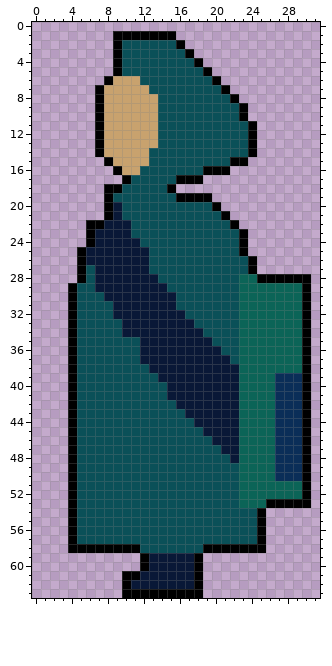
Pixel-art file: proj_2_ghosts/assets/ghost_hunter_side.aseprite. This is how it looked before the edit.
32x64 pixels, 1 frame.
The result:
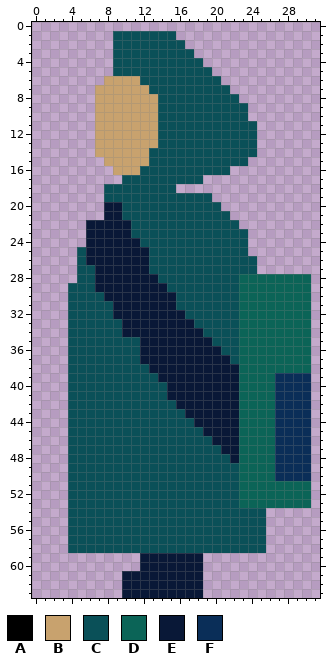
Palette (. is transparent): A #000000  B #c8a26e  C #0a5058  D #0b6457  E #091837  F #0a2e58
Difference:
@@ x 0..31 @@
  0 ................................
- 1 .........AAAAAAA................
- 2 .........ACCCCCCA...............
- 3 .........ACCCCCCCA..............
- 4 .........ACCCCCCCCA.............
- 5 .........ACCCCCCCCCA............
- 6 ........ABBBCCCCCCCCA...........
- 7 .......ABBBBBCCCCCCCCA..........
- 8 .......ABBBBBBCCCCCCCCA.........
- 9 .......ABBBBBBCCCCCCCCCA........
-10 .......ABBBBBBCCCCCCCCCA........
-11 .......ABBBBBBCCCCCCCCCCA.......
-12 .......ABBBBBBCCCCCCCCCCA.......
-13 .......ABBBBBBCCCCCCCCCCA.......
-14 .......ABBBBBCCCCCCCCCCCA.......
-15 ........ABBBBCCCCCCCCCAA........
-16 .........ABBCCCCCCCAAA..........
-17 ..........ACCCCCAAA.............
-18 ........AACCCCCA................
-19 ........ACCCCCCCAAAA............
-20 ........AECCCCCCCCCCA...........
-21 ........AECCCCCCCCCCCA..........
-22 ......AAEEECCCCCCCCCCCA.........
-23 ......AEEEECCCCCCCCCCCCA........
-24 ......AEEEEECCCCCCCCCCCA........
-25 .....AEEEEEEECCCCCCCCCCA........
-26 .....AEEEEEEECCCCCCCCCCCA.......
-27 .....ACEEEEEECCCCCCCCCCCA.......
-28 .....ACEEEEEEECCCCCCCCCDDAAAAAA.
-29 ....ACCEEEEEEEECCCCCCCCDDDDDDDA.
-30 ....ACCCEEEEEEEECCCCCCCDDDDDDDA.
-31 ....ACCCCEEEEEEECCCCCCCDDDDDDDA.
-32 ....ACCCCEEEEEEEECCCCCCDDDDDDDA.
-33 ....ACCCCCEEEEEEEECCCCCDDDDDDDA.
-34 ....ACCCCCEEEEEEEEECCCCDDDDDDDA.
-35 ....ACCCCCCCEEEEEEEECCCDDDDDDDA.
-36 ....ACCCCCCCEEEEEEEEECCDDDDDDDA.
-37 ....ACCCCCCCEEEEEEEEEECDDDDDDDA.
-38 ....ACCCCCCCCEEEEEEEEEEDDDDDDDA.
-39 ....ACCCCCCCCCEEEEEEEEEDDDDFFFA.
-40 ....ACCCCCCCCCCEEEEEEEEDDDDFFFA.
-41 ....ACCCCCCCCCCEEEEEEEEDDDDFFFA.
-42 ....ACCCCCCCCCCCEEEEEEEDDDDFFFA.
-43 ....ACCCCCCCCCCCCEEEEEEDDDDFFFA.
-44 ....ACCCCCCCCCCCCCEEEEEDDDDFFFA.
-45 ....ACCCCCCCCCCCCCCEEEEDDDDFFFA.
-46 ....ACCCCCCCCCCCCCCCEEEDDDDFFFA.
-47 ....ACCCCCCCCCCCCCCCCEEDDDDFFFA.
-48 ....ACCCCCCCCCCCCCCCCCEDDDDFFFA.
-49 ....ACCCCCCCCCCCCCCCCCCDDDDFFFA.
-50 ....ACCCCCCCCCCCCCCCCCCDDDDFFFA.
-51 ....ACCCCCCCCCCCCCCCCCCDDDDDDDA.
-52 ....ACCCCCCCCCCCCCCCCCCDDDDDDDA.
-53 ....ACCCCCCCCCCCCCCCCCCDDDAAAAA.
-54 ....ACCCCCCCCCCCCCCCCCCCCA......
-55 ....ACCCCCCCCCCCCCCCCCCCCA......
-56 ....ACCCCCCCCCCCCCCCCCCCCA......
-57 ....ACCCCCCCCCCCCCCCCCCCCA......
-58 ....AAAAAAAACCCCCCCAAAAAAA......
-59 ............AEEEEEA.............
-60 ............AEEEEEA.............
-61 ..........AAEEEEEEA.............
-62 ..........AEEEEEEEA.............
-63 ..........AAAAAAAAA.............
+ 1 .........CCCCCCC................
+ 2 .........CCCCCCCC...............
+ 3 .........CCCCCCCCC..............
+ 4 .........CCCCCCCCCC.............
+ 5 .........CCCCCCCCCCC............
+ 6 ........BBBBCCCCCCCCC...........
+ 7 .......BBBBBBCCCCCCCCC..........
+ 8 .......BBBBBBBCCCCCCCCC.........
+ 9 .......BBBBBBBCCCCCCCCCC........
+10 .......BBBBBBBCCCCCCCCCC........
+11 .......BBBBBBBCCCCCCCCCCC.......
+12 .......BBBBBBBCCCCCCCCCCC.......
+13 .......BBBBBBBCCCCCCCCCCC.......
+14 .......BBBBBBCCCCCCCCCCCC.......
+15 ........BBBBBCCCCCCCCCCC........
+16 .........BBBCCCCCCCCCC..........
+17 ..........CCCCCCCCC.............
+18 ........CCCCCCCC................
+19 ........CCCCCCCCCCCC............
+20 ........EECCCCCCCCCCC...........
+21 ........EECCCCCCCCCCCC..........
+22 ......EEEEECCCCCCCCCCCC.........
+23 ......EEEEECCCCCCCCCCCCC........
+24 ......EEEEEECCCCCCCCCCCC........
+25 .....CEEEEEEECCCCCCCCCCC........
+26 .....CEEEEEEECCCCCCCCCCCC.......
+27 .....CCEEEEEECCCCCCCCCCCC.......
+28 .....CCEEEEEEECCCCCCCCCDDDDDDDD.
+29 ....CCCEEEEEEEECCCCCCCCDDDDDDDD.
+30 ....CCCCEEEEEEEECCCCCCCDDDDDDDD.
+31 ....CCCCCEEEEEEECCCCCCCDDDDDDDD.
+32 ....CCCCCEEEEEEEECCCCCCDDDDDDDD.
+33 ....CCCCCCEEEEEEEECCCCCDDDDDDDD.
+34 ....CCCCCCEEEEEEEEECCCCDDDDDDDD.
+35 ....CCCCCCCCEEEEEEEECCCDDDDDDDD.
+36 ....CCCCCCCCEEEEEEEEECCDDDDDDDD.
+37 ....CCCCCCCCEEEEEEEEEECDDDDDDDD.
+38 ....CCCCCCCCCEEEEEEEEEEDDDDDDDD.
+39 ....CCCCCCCCCCEEEEEEEEEDDDDFFFF.
+40 ....CCCCCCCCCCCEEEEEEEEDDDDFFFF.
+41 ....CCCCCCCCCCCEEEEEEEEDDDDFFFF.
+42 ....CCCCCCCCCCCCEEEEEEEDDDDFFFF.
+43 ....CCCCCCCCCCCCCEEEEEEDDDDFFFF.
+44 ....CCCCCCCCCCCCCCEEEEEDDDDFFFF.
+45 ....CCCCCCCCCCCCCCCEEEEDDDDFFFF.
+46 ....CCCCCCCCCCCCCCCCEEEDDDDFFFF.
+47 ....CCCCCCCCCCCCCCCCCEEDDDDFFFF.
+48 ....CCCCCCCCCCCCCCCCCCEDDDDFFFF.
+49 ....CCCCCCCCCCCCCCCCCCCDDDDFFFF.
+50 ....CCCCCCCCCCCCCCCCCCCDDDDFFFF.
+51 ....CCCCCCCCCCCCCCCCCCCDDDDDDDD.
+52 ....CCCCCCCCCCCCCCCCCCCDDDDDDDD.
+53 ....CCCCCCCCCCCCCCCCCCCDDDDDDDD.
+54 ....CCCCCCCCCCCCCCCCCCCCCC......
+55 ....CCCCCCCCCCCCCCCCCCCCCC......
+56 ....CCCCCCCCCCCCCCCCCCCCCC......
+57 ....CCCCCCCCCCCCCCCCCCCCCC......
+58 ....CCCCCCCCCCCCCCCCCCCCCC......
+59 ............EEEEEEE.............
+60 ............EEEEEEE.............
+61 ..........EEEEEEEEE.............
+62 ..........EEEEEEEEE.............
+63 ..........EEEEEEEEE.............
Changed places in both pictures, as pixel boxes (x1, y1, x2, y2):
changed: (68, 31, 311, 598)
